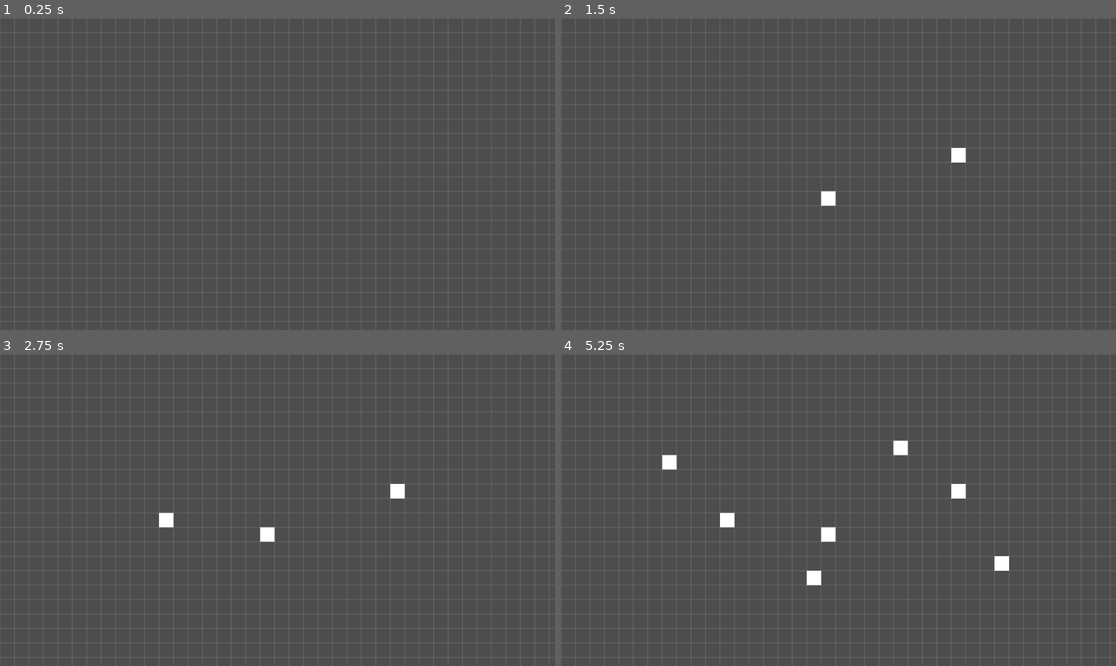
Above: before the commit, frames 1-4 (two rows, left to right).
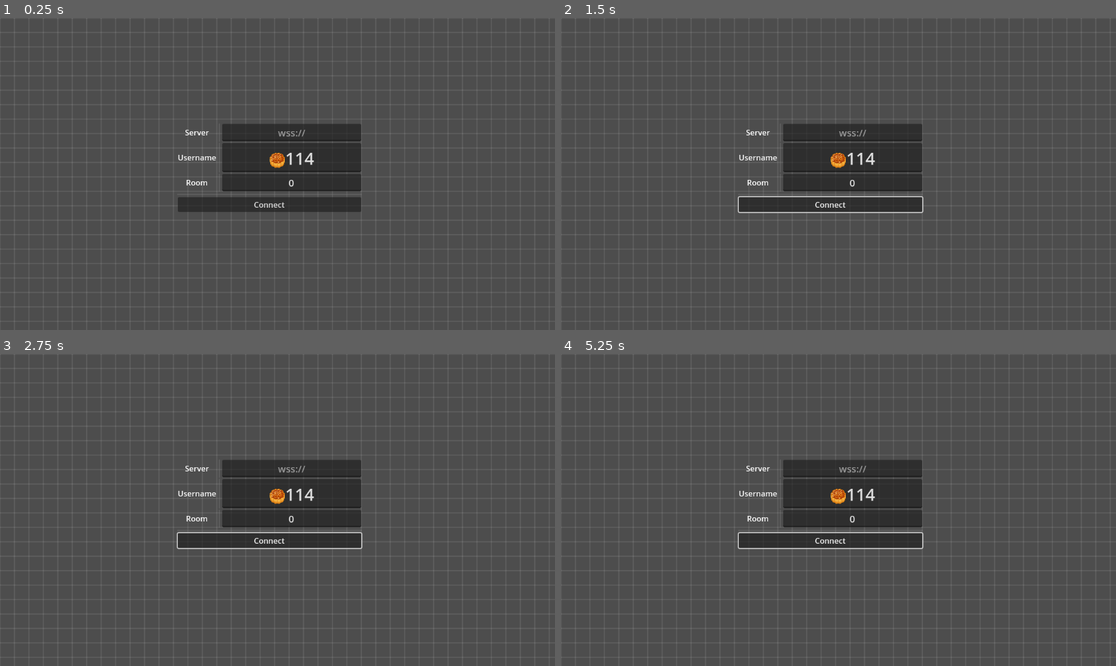
Above: after the commit, the same moments.

Repository: fpg2012/cardsim
Game: Godot game, scene res://main_scene.tscn
Two runs of this game, one before a commit and one after it. Both use one fixed random seed, a clock stepped at 60 frames per second and the inputs below.
Inputs (mouse positions are in pixels of both pictures, inside the frame that each line leads up to):
- Up to frame 1 (0.25 s): no input
- Up to frame 2 (1.5 s): click (832, 205) at 0.5 s, where only the run after the commit has a clickable "Connect"; move the mouse to (960, 158) at 1.27 s; hold Ctrl from 1.28 s (still down); click (960, 158) at 1.42 s
- Up to frame 3 (2.75 s): release Ctrl at 2 s; drag from (166, 525) to (249, 572) at 2.02 s
- Up to frame 4 (5.25 s): move the mouse to (894, 441) at 2.77 s; hold Ctrl 2.78-3.5 s; click (894, 441) at 2.92 s; drag from (810, 572) to (672, 463) at 3.52 s; move the mouse to (1005, 556) at 4.27 s; hold Ctrl 4.28-5 s; click (1005, 556) at 4.42 s; drag from (672, 463) to (755, 432) at 5.02 s

The runs differ from the first frame. In frame 1, 6.6% of the frame differs, in the area x 32-66%, y 33-63%; in frame 2, 7.1%; in frame 3, 7.3%; in frame 4, 7.8%, in the area x 18-81%, y 27-75%.

Commit message:
添加登陆界面

Diff:
--- /dev/null
+++ b/cardsim-client/WebsocketHandler.gd
@@ -0,0 +1,47 @@
+extends Node
+
+var socket = WebSocketPeer.new()
+var url = "ws://localhost:8765"
+var last_state = WebSocketPeer.STATE_CLOSED
+
+var username = "username"
+var id = 0
+var token = 0
+var room_id = 0
+
+signal connection_failed(error: Error)
+signal connection_successed()
+
+func connect_to_server():
+	print('connect to server ', url)
+	var result = socket.connect_to_url(url)
+	if result != Error.OK:
+		printerr('Failed to connect the server')
+		connection_failed.emit('?')
+	last_state = WebSocketPeer.STATE_CONNECTING
+	set_process(true)
+
+func _on_start_connection():
+	connect_to_server()
+
+# Called when the node enters the scene tree for the first time.
+func _ready():
+	set_process(false)
+
+# Called every frame. 'delta' is the elapsed time since the previous frame.
+func _process(delta):
+	socket.poll()
+	var state = socket.get_ready_state()
+	if state == WebSocketPeer.STATE_OPEN:
+		if last_state == WebSocketPeer.STATE_CONNECTING:
+			connection_successed.emit()
+	elif state == WebSocketPeer.STATE_CLOSING:
+		pass
+	elif state == WebSocketPeer.STATE_CLOSED:
+		var code = socket.get_close_code()
+		var reason = socket.get_close_reason()
+		print('Websocket closed with code %d, reason %s. Clean %s' % [code, reason, code != -1])
+		if last_state == WebSocketPeer.STATE_CONNECTING:
+			connection_failed.emit(code)
+		set_process(false)
+	last_state = state
--- /dev/null
+++ b/cardsim-client/connection_ui.gd
@@ -0,0 +1,83 @@
+extends Node2D
+
+signal connect_button_pressed(server: String, username: String, room: int)
+
+const random_name_set = [
+	'🍇', '🍈', '🍉', '🍊', '🍋', '🥝', '🍐', '🍎', '🥮', '🥑', '🧂'
+]
+
+@onready
+var username_edit = $VBoxContainer/GridContainer/UsernameEditor
+@onready
+var server_edit = $VBoxContainer/GridContainer/ServerEditor
+@onready
+var room_edit = $VBoxContainer/GridContainer/RoomEditor
+@onready
+var connect_button = $VBoxContainer/Button
+
+var valid_username = r'^\S{2,}$'
+var valid_server = r'^((wss)|(ws))://[\w\.]+(:\d{1,5}){0,1}$'
+var valid_room = r'^\d+$'
+
+var regex_username = RegEx.new()
+var regex_server = RegEx.new()
+var regex_room = RegEx.new()
+
+var label_press_count = 0
+
+func validate_information():
+	return validate_username() && validate_server() && validate_room()
+
+func validate_username():
+	return regex_username.search(username_edit.text) != null
+
+func validate_server():
+	return regex_server.search(server_edit.text) != null
+
+func validate_room():
+	return regex_room.search(room_edit.text) != null
+
+# Called when the node enters the scene tree for the first time.
+func _ready():
+	username_edit.text = random_name_set.pick_random() + str(randi_range(100, 233))
+	regex_username.compile(valid_username)
+	regex_server.compile(valid_server)
+	regex_room.compile(valid_room)
+
+# Called every frame. 'delta' is the elapsed time since the previous frame.
+func _process(delta):
+	pass
+
+func _on_label_gui_input(event):
+	if (event is InputEventMouseButton && event.is_pressed() && event.button_index == MOUSE_BUTTON_LEFT):
+		label_press_count += 1
+		if label_press_count % 6 == 5:
+			server_edit.text = "ws://localhost:8765"
+
+func _on_button_pressed():
+	if validate_information():
+		connect_button_pressed.emit(server_edit.text, username_edit.text, int(room_edit.text))
+
+func _on_server_editor_text_changed(new_text):
+	server_edit.text = new_text.strip_edges()
+	if not validate_server():
+		server_edit.add_theme_color_override("font_color", Color.LIGHT_CORAL)
+	else:
+		server_edit.remove_theme_color_override("font_color")
+	server_edit.caret_column = server_edit.text.length()
+
+func _on_username_editor_text_changed(new_text):
+	username_edit.text = new_text.strip_edges()
+	if not validate_username():
+		username_edit.add_theme_color_override("font_color", Color.LIGHT_CORAL)
+	else:
+		username_edit.remove_theme_color_override("font_color")
+	username_edit.caret_column = username_edit.text.length()
+
+func _on_room_editor_text_changed(new_text):
+	room_edit.text = new_text.strip_edges()
+	if not validate_room():
+		room_edit.add_theme_color_override("font_color", Color.LIGHT_CORAL)
+	else:
+		room_edit.remove_theme_color_override("font_color")
+	room_edit.caret_column = room_edit.text.length()
--- /dev/null
+++ b/cardsim-client/connection_ui.tscn
@@ -0,0 +1,90 @@
+[gd_scene load_steps=5 format=3 uid="uid://dggdd2bdwqf3f"]
+
+[ext_resource type="Script" path="res://connection_ui.gd" id="1_a6ob8"]
+
+[sub_resource type="SystemFont" id="SystemFont_ech2q"]
+font_names = PackedStringArray("Fira Sans")
+hinting = 2
+subpixel_positioning = 0
+
+[sub_resource type="SystemFont" id="SystemFont_l6igi"]
+font_names = PackedStringArray("Noto Sans CJK SC", "Noto Color Emoji")
+subpixel_positioning = 0
+
+[sub_resource type="FontVariation" id="FontVariation_qwwg4"]
+fallbacks = Array[Font]([SubResource("SystemFont_l6igi")])
+base_font = SubResource("SystemFont_ech2q")
+
+[node name="ConnectionUI" type="Node2D"]
+script = ExtResource("1_a6ob8")
+
+[node name="VBoxContainer" type="VBoxContainer" parent="."]
+offset_right = 381.0
+offset_bottom = 144.0
+
+[node name="GridContainer" type="GridContainer" parent="VBoxContainer"]
+layout_mode = 2
+columns = 3
+
+[node name="Label" type="Label" parent="VBoxContainer/GridContainer"]
+layout_mode = 2
+size_flags_horizontal = 4
+mouse_filter = 0
+text = "Server"
+
+[node name="VSeparator" type="VSeparator" parent="VBoxContainer/GridContainer"]
+layout_mode = 2
+size_flags_horizontal = 4
+
+[node name="ServerEditor" type="LineEdit" parent="VBoxContainer/GridContainer"]
+layout_mode = 2
+size_flags_horizontal = 3
+theme_override_font_sizes/font_size = 20
+placeholder_text = "wss://"
+alignment = 1
+
+[node name="Label2" type="Label" parent="VBoxContainer/GridContainer"]
+layout_mode = 2
+size_flags_horizontal = 4
+text = "Username"
+
+[node name="VSeparator3" type="VSeparator" parent="VBoxContainer/GridContainer"]
+layout_mode = 2
+
+[node name="UsernameEditor" type="LineEdit" parent="VBoxContainer/GridContainer"]
+layout_mode = 2
+tooltip_text = "- should not contain any empty character
+- should be longer than 2"
+theme_override_fonts/font = SubResource("FontVariation_qwwg4")
+theme_override_font_sizes/font_size = 35
+alignment = 1
+
+[node name="Label3" type="Label" parent="VBoxContainer/GridContainer"]
+layout_mode = 2
+size_flags_horizontal = 4
+text = "Room"
+
+[node name="VSeparator2" type="VSeparator" parent="VBoxContainer/GridContainer"]
+layout_mode = 2
+
+[node name="RoomEditor" type="LineEdit" parent="VBoxContainer/GridContainer"]
+layout_mode = 2
+tooltip_text = "create a new room if \"0\" is set"
+theme_override_font_sizes/font_size = 20
+text = "0"
+placeholder_text = "0"
+alignment = 1
+virtual_keyboard_type = 2
+
+[node name="HSeparator" type="HSeparator" parent="VBoxContainer"]
+layout_mode = 2
+
+[node name="Button" type="Button" parent="VBoxContainer"]
+layout_mode = 2
+text = "Connect"
+
+[connection signal="gui_input" from="VBoxContainer/GridContainer/Label" to="." method="_on_label_gui_input"]
+[connection signal="text_changed" from="VBoxContainer/GridContainer/ServerEditor" to="." method="_on_server_editor_text_changed"]
+[connection signal="text_changed" from="VBoxContainer/GridContainer/UsernameEditor" to="." method="_on_username_editor_text_changed"]
+[connection signal="text_changed" from="VBoxContainer/GridContainer/RoomEditor" to="." method="_on_room_editor_text_changed"]
+[connection signal="pressed" from="VBoxContainer/Button" to="." method="_on_button_pressed"]
--- a/cardsim-client/main_scene.gd
+++ b/cardsim-client/main_scene.gd
@@ -10,6 +10,8 @@
 var content = get_node("Content")
 @onready
 var grid = get_node("GridSystem")
+@onready
+var websocket_handler = get_node("WebsocketHandler")
 
 var selected_squares = []
 var squares = {}
@@ -19,8 +21,14 @@
 var dragging_left = false
 var dragging_left_square = false
 
+var enable_input = false
+
 # signals
-signal start_dragging(node)
+# dragging
+signal dragging_node_start(nodes)
+signal dragging_node_end(nodes)
+# network
+signal start_connection(url)
 
 # utility functions
 func round_position(pos: Vector2):
@@ -138,7 +146,22 @@
 			var node = squares[square]
 			node.position = content.to_local(content.to_global(node.position) + d_pos)
 
+# callbacks
+func _on_connection_failed(result):
+	print('failed to connect to server, code', result)
+	set_process(false)
+
+func _on_connection_successed():
+	set_process(true)
+	enable_input = true
+	$ConnectionUI.visible = false
+
+func _on_connection_ui_connect_button_pressed(server, username, room):
+	start_connection.emit()
+
 func _unhandled_input(event):
+	if !enable_input:
+		return
 	if event is InputEventMouseButton:
 		if event.button_index == MOUSE_BUTTON_RIGHT:
 			handle_right_click(event.is_pressed())
@@ -158,9 +181,10 @@
 
 # Called when the node enters the scene tree for the first time.
 func _ready():
+	#websocket_handler.connection_failed.connect(_on_connect_failure)
+	#self.start_connection.connect(websocket_handler._on_start_connection)
 	pass
 
 # Called every frame. 'delta' is the elapsed time since the previous frame.
 func _process(delta):
-	# print(dragging_left)
 	pass
--- a/cardsim-client/main_scene.tscn
+++ b/cardsim-client/main_scene.tscn
@@ -1,12 +1,28 @@
-[gd_scene load_steps=3 format=3 uid="uid://deu24lw0und3c"]
+[gd_scene load_steps=5 format=3 uid="uid://deu24lw0und3c"]
 
 [ext_resource type="Script" path="res://main_scene.gd" id="1_l7gqa"]
+[ext_resource type="PackedScene" uid="uid://dggdd2bdwqf3f" path="res://connection_ui.tscn" id="2_2n0wk"]
 [ext_resource type="Script" path="res://GridSystem.gd" id="2_6etok"]
+[ext_resource type="Script" path="res://WebsocketHandler.gd" id="3_wvjyw"]
 
 [node name="MainScene" type="Node2D"]
 script = ExtResource("1_l7gqa")
+metadata/_edit_horizontal_guides_ = [320.0]
+metadata/_edit_vertical_guides_ = [600.0]
+
+[node name="ConnectionUI" parent="." instance=ExtResource("2_2n0wk")]
+z_index = 100
+position = Vector2(369, 220)
 
 [node name="GridSystem" type="Node2D" parent="."]
 script = ExtResource("2_6etok")
 
 [node name="Content" type="Node2D" parent="."]
+
+[node name="WebsocketHandler" type="Node" parent="."]
+script = ExtResource("3_wvjyw")
+
+[connection signal="start_connection" from="." to="WebsocketHandler" method="_on_start_connection"]
+[connection signal="connect_button_pressed" from="ConnectionUI" to="." method="_on_connection_ui_connect_button_pressed"]
+[connection signal="connection_failed" from="WebsocketHandler" to="." method="_on_connection_failed"]
+[connection signal="connection_successed" from="WebsocketHandler" to="." method="_on_connection_successed"]
